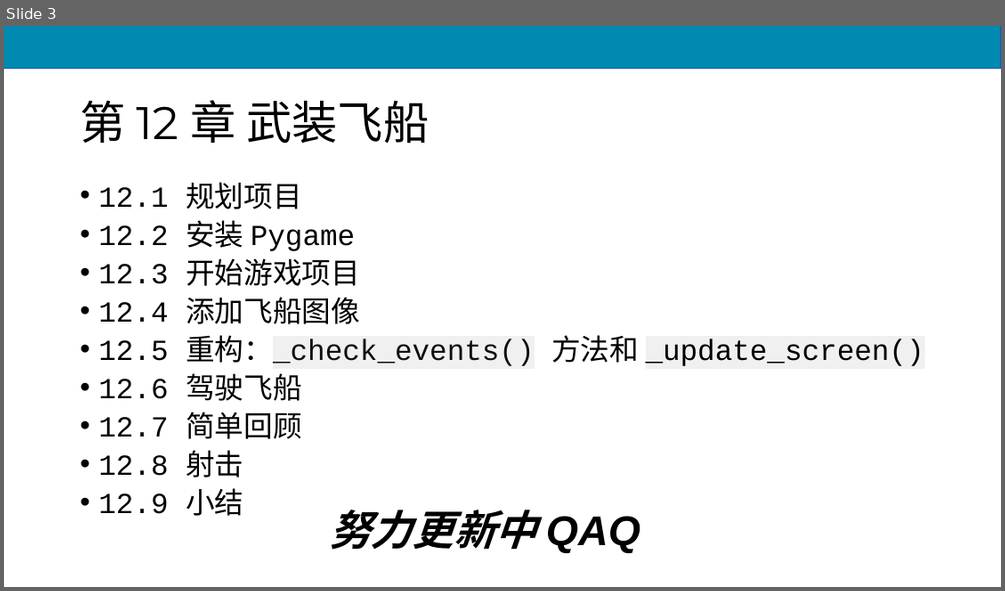
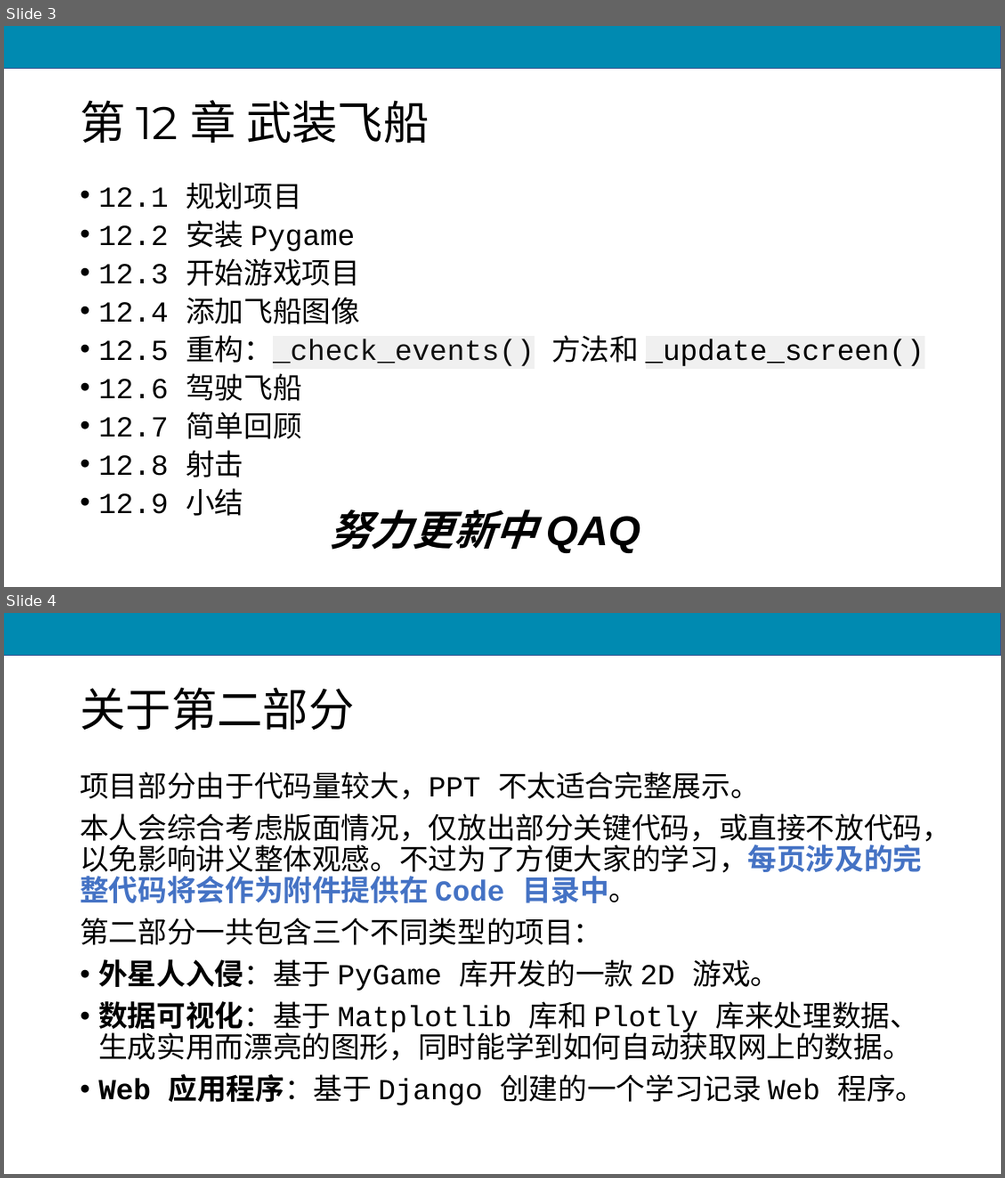
Before and after one commit to scruel/pcc_3e_slides, a slide deck: PPT/chapter12.pptx. Shown one above the other, each under a label of ours: slide 3 before the commit, slides 3 and 4 after it. The pictures are 1005x591 and 1005x1178 pixels, drawn with LibreOffice and Linux fonts; fonts in the diff are those of the drawing. Boxes give left, top, right and bottom in pixels: in the first picture for what was removed or moved away, otherwise in the second. Text is boxed around its words. In the diff, an @@ line names an element or a change of style, - is before the commit and + after.

```diff
--- a/PPT/chapter12.pptx
+++ b/PPT/chapter12.pptx
@@ slide 4 added at [4,613,1001,1174], background #FFFFFF; not listed: 1 template element that a slide beside it also shows @@
@@ title added at [80,687,354,730], 44 pt, text #000000 @@
+关于第二部分
@@ text added at [80,771,951,1105], 28 pt, text #000000 @@
+项目部分由于代码量较大，PPT 不太适合完整展示。
+本人会综合考虑版面情况，仅放出部分关键代码，或直接不放代码，以免影响讲义整体观感。不过为了方便大家的学习，每页涉及的完整代码将会作为附件提供在 Code 目录中。
+第二部分一共包含三个不同类型的项目：
+• 外星人入侵：基于 PyGame 库开发的一款 2D 游戏。
+• 数据可视化：基于 Matplotlib 库和 Plotly 库来处理数据、生成实用而漂亮的图形，同时能学到如何自动获取网上的数据。
+• Web 应用程序：基于 Django 创建的一个学习记录 Web 程序。
```
Also in this commit, not shown: 1 slide changed, 37 other slides added, 10 slides removed, 7 other files.
